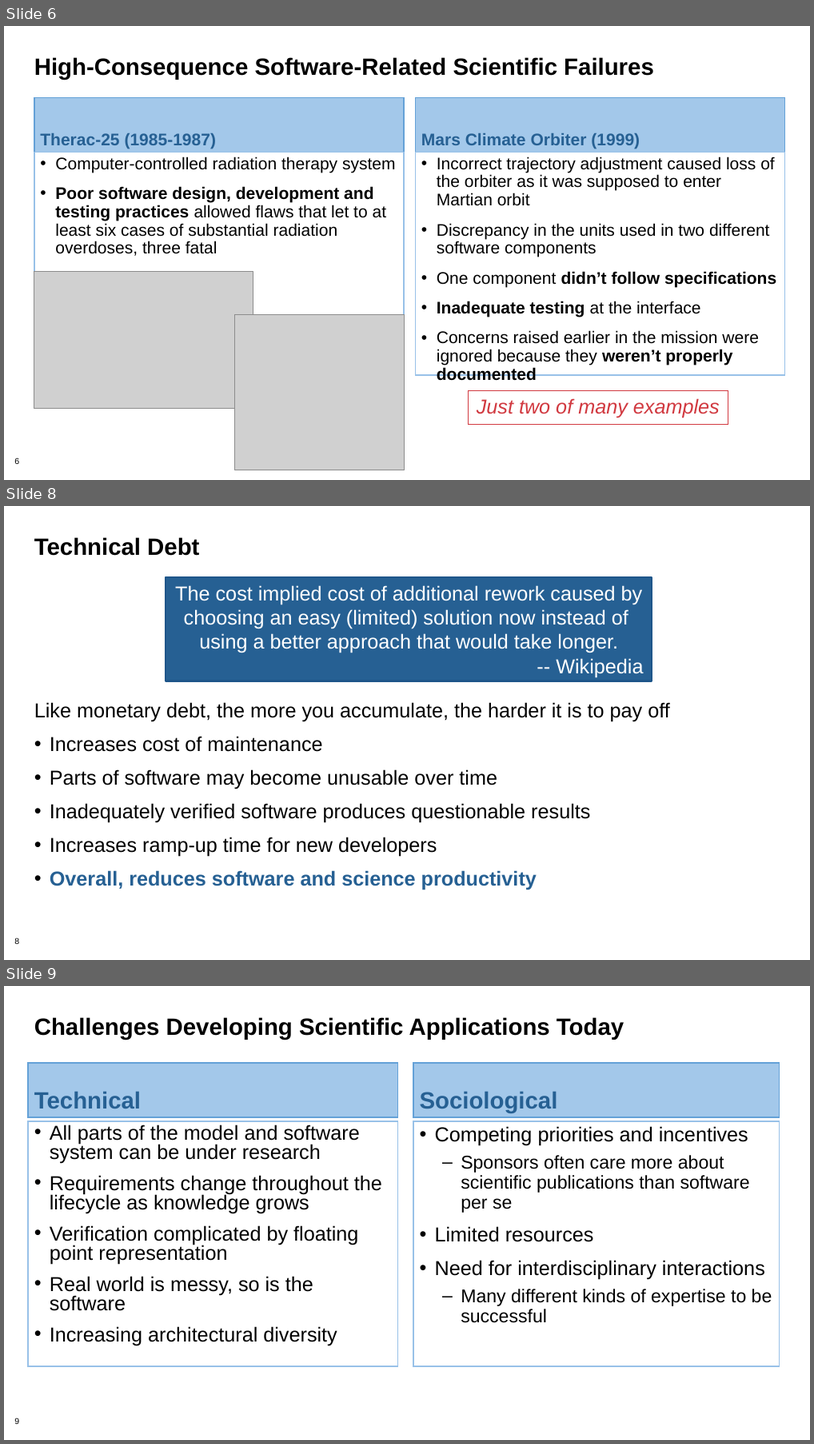
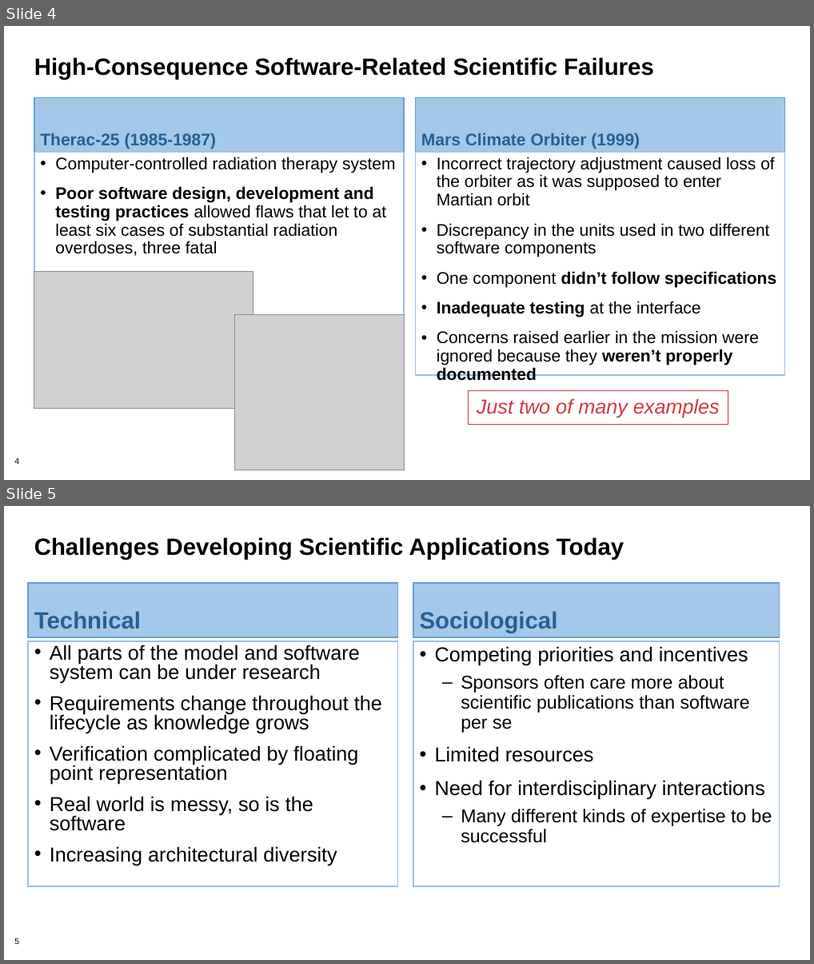
Before and after one commit to bssw-tutorial/presentations, a slide deck: final-presentations/2021-04-12-ecpam/01-overview.pptx. Shown one above the other, each under a label of ours: slides 6, 8 and 9 before the commit, slides 4 and 5 after it; the slides between them are not shown. The pictures are 814x1444 and 814x964 pixels, drawn with LibreOffice and Linux fonts; fonts in the diff are those of the drawing; grey boxes stand for pictures; background and template pictures are left out. Boxes give left, top, right and bottom in pixels: in the first picture for what was removed or moved away, otherwise in the second. Text is boxed around its words. In the diff, an @@ line names an element or a change of style, - is before the commit and + after.

```diff
--- a/final-presentations/2021-04-12-ecpam/01-overview.pptx
+++ b/final-presentations/2021-04-12-ecpam/01-overview.pptx
@@ slide 8 removed at <box>4,506,810,960</box>, background #FFFFFF; not listed: 1 template element that a slide beside it also shows @@
@@ title removed at <box>34,537,199,556</box> @@
-Technical Debt
@@ rectangle removed at <box>166,577,653,681</box> @@
-The cost implied cost of additional rework caused by choosing an easy (limited) solution now instead of
-using a better approach that would take longer.
--- Wikipedia
@@ text removed at <box>34,702,670,889</box> @@
-Like monetary debt, the more you accumulate, the harder it is to pay off
-• Increases cost of maintenance
-• Parts of software may become unusable over time
-• Inadequately verified software produces questionable results
-• Increases ramp-up time for new developers
-• Overall, reduces software and science productivity
@@ what was slide 6 is now slide 4 @@
@@ page number at <box>14,457,19,464</box>: text changed @@
-6
+4
@@ what was slide 9 is now slide 5 @@
```
Also in this commit, not shown: 3 slides changed, 2 slides added, 5 other slides removed.
